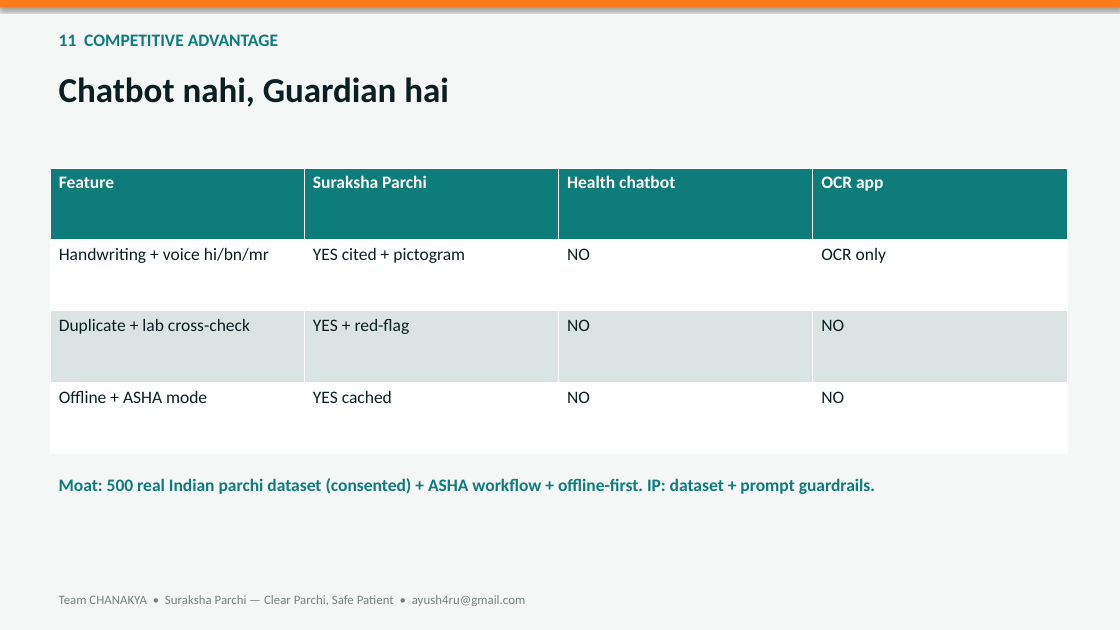
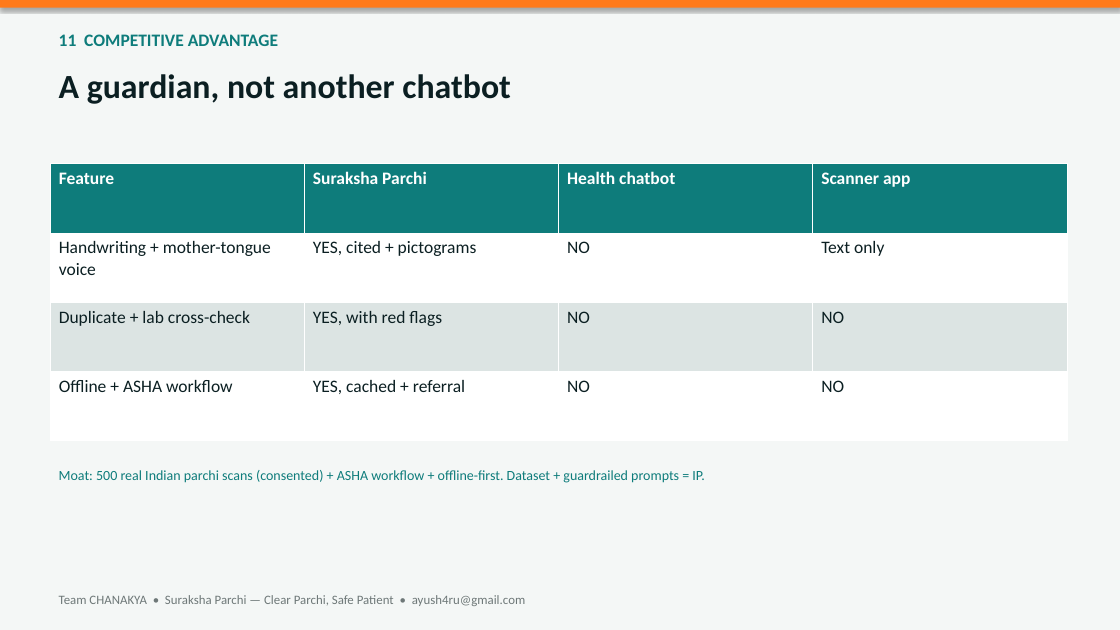
Before and after one commit to Sentinal-Corporations/suraksha-sharthi, a slide deck: slide 11 of ppt/CHANAKYA_SurakshaParchi.pptx. Drawn at 1120x630 pixels with LibreOffice and Linux fonts; fonts in the diff are those of the drawing. Boxes give left, top, right and bottom in pixels: in the first picture for what was removed or moved away, otherwise in the second. Text is boxed around its words. In the diff, an @@ line names an element or a change of style, - is before the commit and + after.

```diff
--- a/ppt/CHANAKYA_SurakshaParchi.pptx
+++ b/ppt/CHANAKYA_SurakshaParchi.pptx
@@ text at <box>59,74,511,104</box>: text changed; size 30 to 29 pt @@
-Chatbot nahi, Guardian hai
+A guardian, not another chatbot
@@ table at <box>50,164,1065,441</box> @@
-row 1, column 4: OCR app
+row 1, column 4: Scanner app
-row 2: Handwriting + voice hi/bn/mr | YES cited + pictogram | NO | OCR only
+row 2: Handwriting + mother-tongue voice | YES, cited + pictograms | NO | Text only
-row 3, column 2: YES + red-flag
+row 3, column 2: YES, with red flags
-row 4, column 1: Offline + ASHA mode
+row 4, column 1: Offline + ASHA workflow
-row 4, column 2: YES cached
+row 4, column 2: YES, cached + referral
@@ table: place and size @@
-table at <box>50,168,1065,454</box>
+table at <box>50,164,1065,441</box>
@@ text at <box>59,470,704,483</box>: text changed; size 15 to 12 pt; bold off @@
-Moat: 500 real Indian parchi dataset (consented) + ASHA workflow + offline-first. IP: dataset + prompt guardrails.
+Moat: 500 real Indian parchi scans (consented) + ASHA workflow + offline-first. Dataset + guardrailed prompts = IP.
```
Also in this commit, not shown: 10 other slides changed, 1 slide added, 1 slide removed, 2 other files.
